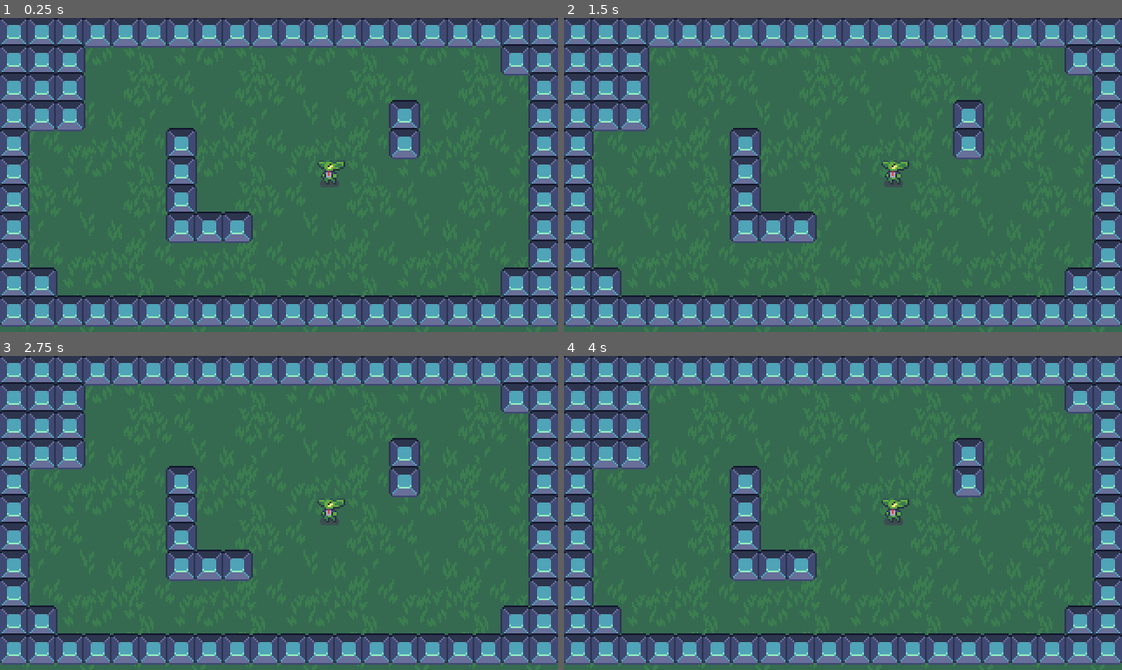
Above: before the commit, frames 1-4 (two rows, left to right).
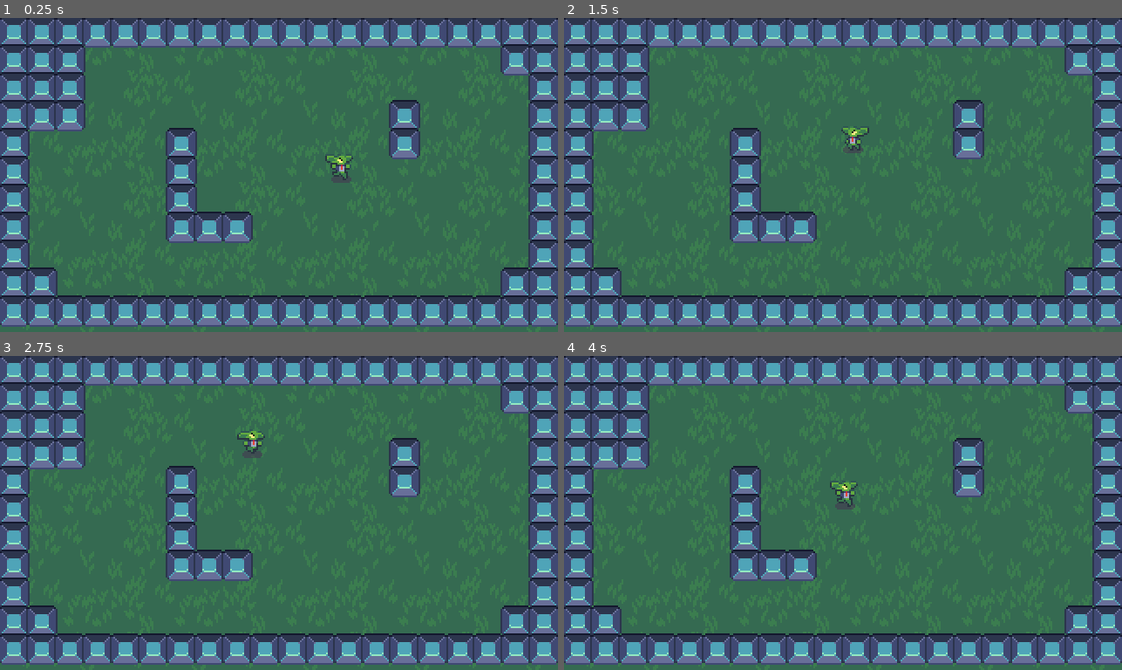
Above: after the commit, the same moments.

Repository: uheartbeast/FSM-Tutorial
Game: Godot game, scene res://world.tscn
Same seed, same stepped clock (60 frames per second), same inputs: the game is played once before the commit and once after it.
Inputs (mouse positions are in pixels of both pictures, inside the frame that each line leads up to):
- Up to frame 1 (0.25 s): no input
- Up to frame 2 (1.5 s): move the mouse to (965, 159) at 0.52 s; move the mouse to (731, 190) at 1.27 s
- Up to frame 3 (2.75 s): move the mouse to (334, 443) at 2.02 s
- Up to frame 4 (4 s): move the mouse to (815, 575) at 2.77 s; move the mouse to (1010, 560) at 3.52 s

The runs differ from the first frame. In frame 1, 0.4% of the frame differs, in the area x 56-64%, y 43-54%; in frame 2, 0.4%; in frame 3, 0.5%; in frame 4, 0.5%, in the area x 47-62%, y 39-54%.

Commit message:
Recorded the videos

Diff:
--- a/business_goblin.gd
+++ b/business_goblin.gd
@@ -1 +1,17 @@
+class_name Enemy
 extends CharacterBody2D
+
+@export var max_speed = 40.0
+@export var acceleration = 50.0
+
+@onready var ray_cast_2d = $RayCast2D
+@onready var fsm = $FiniteStateMachine as FiniteStateMachine
+@onready var enemy_wander_state = $FiniteStateMachine/EnemyWanderState as EnemyWanderState
+@onready var enemy_chase_state = $FiniteStateMachine/EnemyChaseState as EnemyChaseState
+
+func _ready():
+	enemy_wander_state.found_player.connect(fsm.change_state.bind(enemy_chase_state))
+	enemy_chase_state.lost_player.connect(fsm.change_state.bind(enemy_wander_state))
+
+func _physics_process(delta):
+	ray_cast_2d.target_position = get_local_mouse_position()
--- a/business_goblin.tscn
+++ b/business_goblin.tscn
@@ -1,8 +1,11 @@
-[gd_scene load_steps=11 format=3 uid="uid://0swq8evanvan"]
+[gd_scene load_steps=14 format=3 uid="uid://0swq8evanvan"]
 
 [ext_resource type="Texture2D" uid="uid://dfuxpogk8v43e" path="res://business_gobliman.png" id="1_e8yaw"]
 [ext_resource type="Script" path="res://business_goblin.gd" id="1_hrd8v"]
 [ext_resource type="Texture2D" uid="uid://c4j8l4dcs4tju" path="res://shadow.png" id="2_y0vw3"]
+[ext_resource type="Script" path="res://finite_state_machine.gd" id="4_dbcne"]
+[ext_resource type="Script" path="res://enemy_wander_state.gd" id="5_wbv3n"]
+[ext_resource type="Script" path="res://enemy_chase_state.gd" id="6_3aafu"]
 
 [sub_resource type="AtlasTexture" id="AtlasTexture_bvdyw"]
 atlas = ExtResource("1_e8yaw")
@@ -64,6 +67,7 @@
 
 [node name="BusinessGoblin" type="CharacterBody2D"]
 script = ExtResource("1_hrd8v")
+acceleration = 100.0
 
 [node name="AnimatedSprite2D" type="AnimatedSprite2D" parent="."]
 position = Vector2(0, -5)
@@ -81,3 +85,23 @@
 
 [node name="CollisionPolygon2D" type="CollisionPolygon2D" parent="."]
 polygon = PackedVector2Array(-3, 0, 0, -3, 3, 0, 0, 3)
+
+[node name="FiniteStateMachine" type="Node" parent="." node_paths=PackedStringArray("state")]
+script = ExtResource("4_dbcne")
+state = NodePath("EnemyWanderState")
+
+[node name="EnemyWanderState" type="Node" parent="FiniteStateMachine" node_paths=PackedStringArray("actor", "animator", "vision_cast")]
+script = ExtResource("5_wbv3n")
+actor = NodePath("../..")
+animator = NodePath("../../AnimatedSprite2D")
+vision_cast = NodePath("../../RayCast2D")
+
+[node name="EnemyChaseState" type="Node" parent="FiniteStateMachine" node_paths=PackedStringArray("actor", "animator", "vision_cast")]
+script = ExtResource("6_3aafu")
+actor = NodePath("../..")
+animator = NodePath("../../AnimatedSprite2D")
+vision_cast = NodePath("../../RayCast2D")
+
+[node name="RayCast2D" type="RayCast2D" parent="."]
+position = Vector2(0, -4)
+target_position = Vector2(0, 16)
--- /dev/null
+++ b/enemy_chase_state.gd
@@ -0,0 +1,27 @@
+class_name EnemyChaseState
+extends State
+
+@export var actor: Enemy
+@export var animator: AnimatedSprite2D
+@export var vision_cast: RayCast2D
+
+signal lost_player
+
+func _ready() -> void:
+	set_physics_process(false)
+
+func _enter_state() -> void:
+	set_physics_process(true)
+	animator.play("move")
+
+func _exit_state() -> void:
+	set_physics_process(false)
+
+func _physics_process(delta) -> void:
+	animator.scale.x = -sign(actor.velocity.x)
+	if animator.scale.x == 0.0: animator.scale.x = 1.0
+	var direction = Vector2.ZERO.direction_to(actor.get_local_mouse_position())
+	actor.velocity = actor.velocity.move_toward(direction * actor.max_speed, actor.acceleration * delta)
+	actor.move_and_slide()
+	if vision_cast.is_colliding():
+		lost_player.emit()
--- /dev/null
+++ b/enemy_wander_state.gd
@@ -0,0 +1,32 @@
+class_name EnemyWanderState
+extends State
+
+@export var actor: Enemy
+@export var animator: AnimatedSprite2D
+@export var vision_cast: RayCast2D
+
+signal found_player
+
+func _ready():
+	set_physics_process(false)
+
+func _enter_state() -> void:
+	set_physics_process(true)
+	animator.play("move")
+	if actor.velocity == Vector2.ZERO:
+		actor.velocity = Vector2.RIGHT.rotated(randf_range(0, TAU)) * actor.max_speed
+
+func _exit_state() -> void:
+	set_physics_process(false)
+
+func _physics_process(delta):
+	animator.scale.x = -sign(actor.velocity.x)
+	if animator.scale.x == 0.0: animator.scale.x = 1.0
+
+	actor.velocity = actor.velocity.move_toward(actor.velocity.normalized() * actor.max_speed, actor.acceleration * delta)
+	var collision = actor.move_and_collide(actor.velocity * delta)
+	if collision:
+		var bounce_velocity = actor.velocity.bounce(collision.get_normal())
+		actor.velocity = bounce_velocity
+	if not vision_cast.is_colliding():
+		found_player.emit()
--- /dev/null
+++ b/finite_state_machine.gd
@@ -0,0 +1,13 @@
+class_name FiniteStateMachine
+extends Node
+
+@export var state: State
+
+func _ready():
+	change_state(state)
+
+func change_state(new_state: State):
+	if state is State:
+		state._exit_state()
+	new_state._enter_state()
+	state = new_state
--- /dev/null
+++ b/state.gd
@@ -0,0 +1,10 @@
+class_name State
+extends Node
+
+signal state_finished
+
+func _enter_state() -> void:
+	pass
+
+func _exit_state() -> void:
+	pass
--- a/world.tscn
+++ b/world.tscn
@@ -5,6 +5,7 @@
 [ext_resource type="PackedScene" uid="uid://blp23h3gehyqm" path="res://block_tile_map.tscn" id="3_riu2l"]
 
 [node name="World" type="Node2D"]
+y_sort_enabled = true
 
 [node name="TextureRect" type="TextureRect" parent="."]
 custom_minimum_size = Vector2(320, 180)
